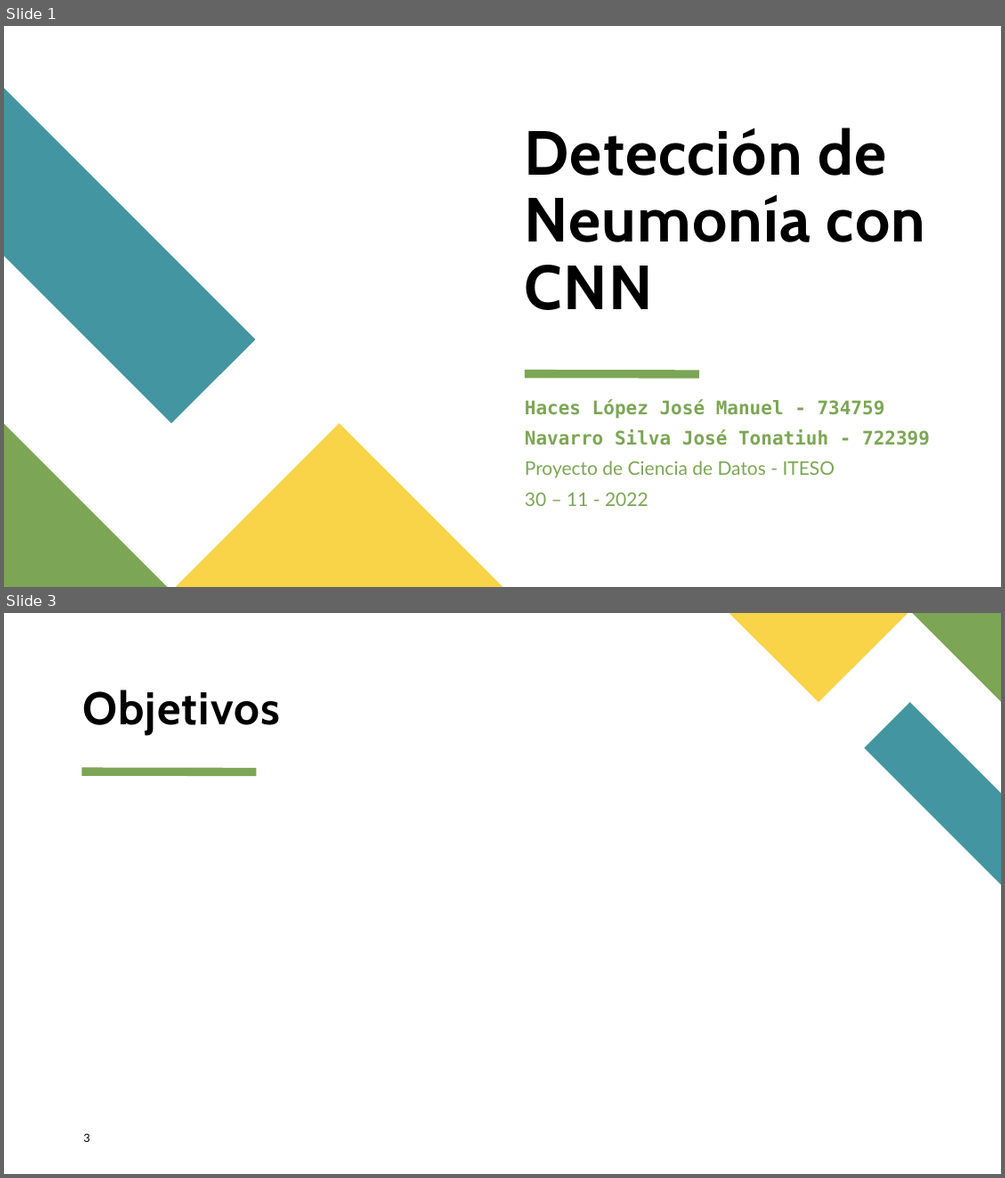
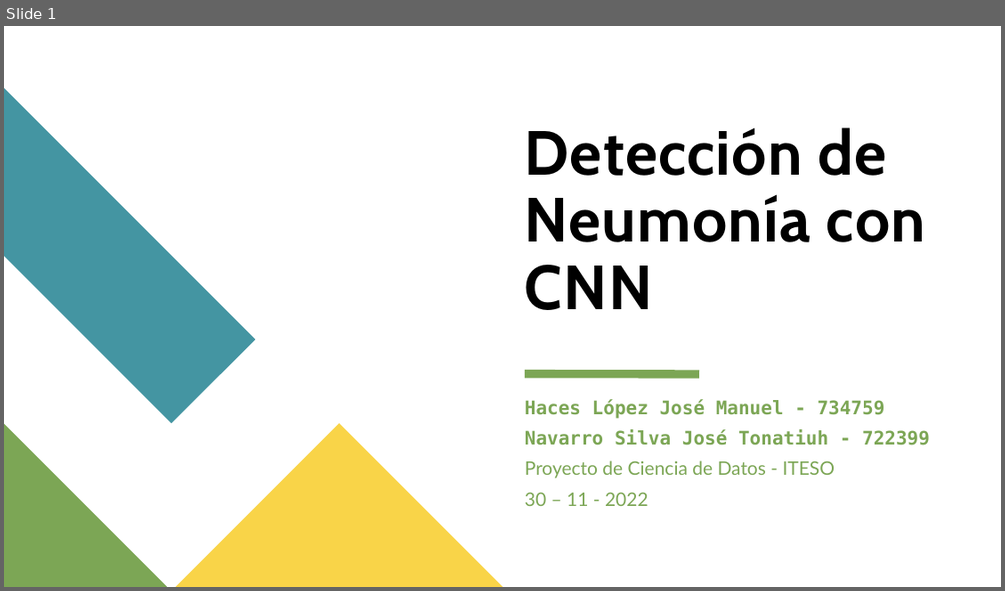
Before and after one commit to JManuelHaces/Proyecto-de-Ciencia-de-Datos, a slide deck: presentacion/Deteccion_Neumonía_CNN.pptx. Shown one above the other, each under a label of ours: slides 1 and 3 before the commit, slide 1 after it; the slides between them are not shown. The pictures are 1005x1178 and 1005x591 pixels, drawn with LibreOffice and Linux fonts; fonts in the diff are those of the drawing. Boxes give left, top, right and bottom in pixels: in the first picture for what was removed or moved away, otherwise in the second. Text is boxed around its words. In the diff, an @@ line names an element or a change of style, - is before the commit and + after.

```diff
--- a/presentacion/Deteccion_Neumonía_CNN.pptx
+++ b/presentacion/Deteccion_Neumonía_CNN.pptx
@@ slide 3 removed at (x1=4, y1=613, x2=1001, y2=1174), background #FFFFFF @@
@@ freeform shape removed at (x1=729, y1=613, x2=908, y2=702) @@
@@ freeform shape removed at (x1=913, y1=613, x2=1001, y2=702) @@
@@ title removed at (x1=83, y1=690, x2=280, y2=734) @@
-Objetivos
@@ freeform shape removed at (x1=864, y1=702, x2=1001, y2=884) @@
@@ line removed from (81, 771) to (257, 771) @@
@@ page number removed at (x1=83, y1=1133, x2=89, y2=1142) @@
-3
```
Also in this commit, not shown: 11 slides added, 11 other slides removed, 5 other files.
